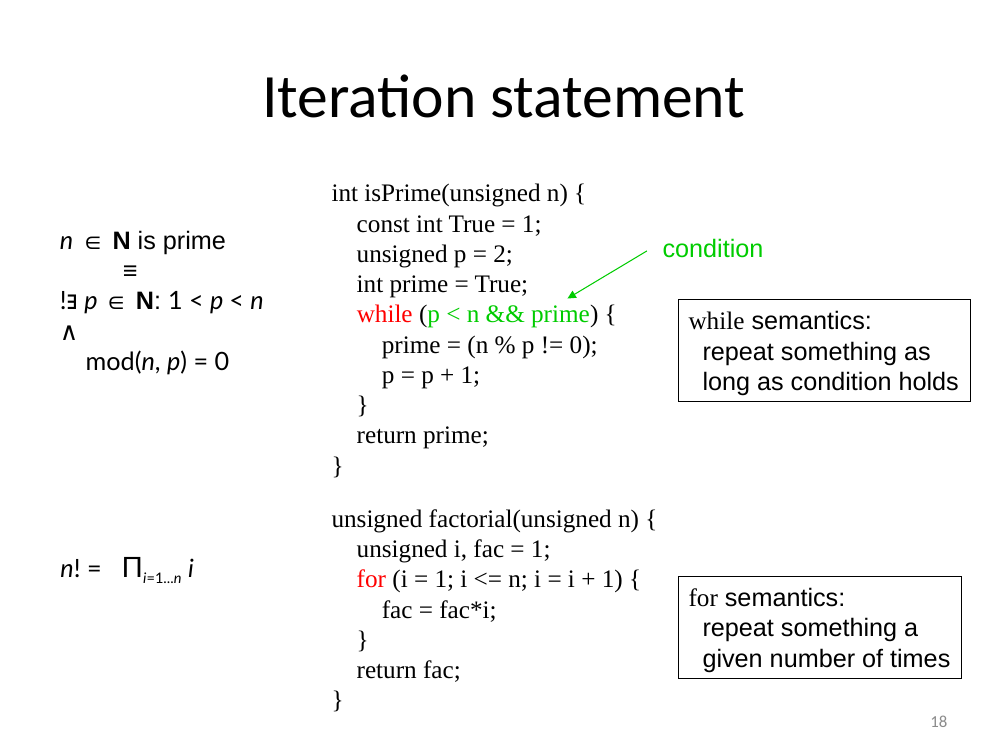
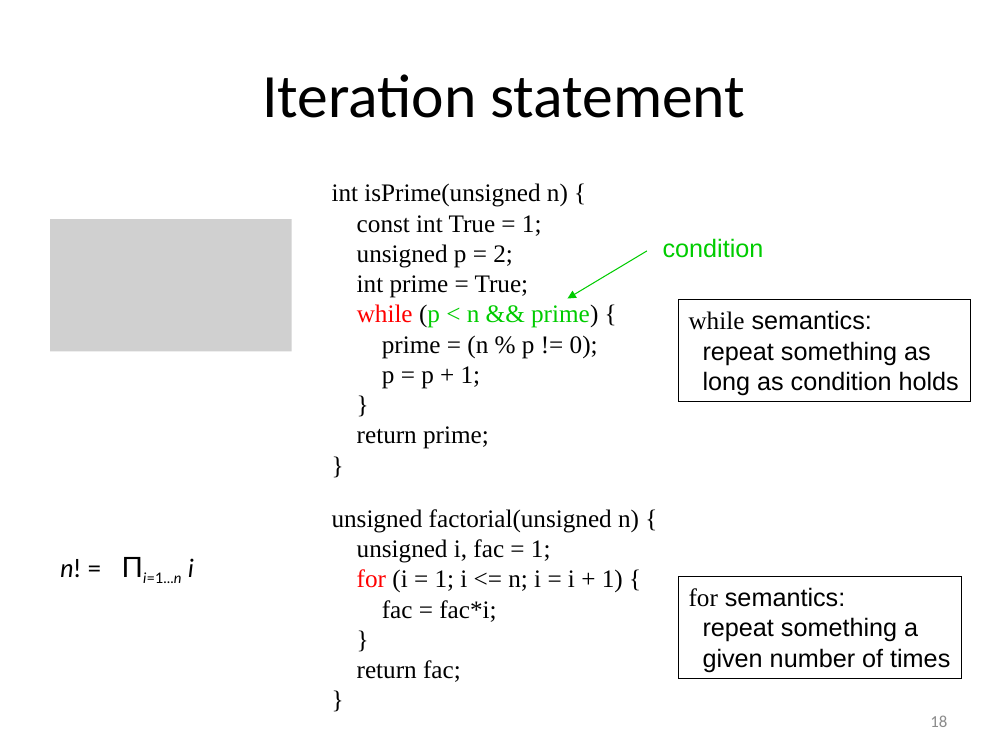
Before and after one commit to gjbex/Scientific-C, a slide deck: slide 18 of scientific_c.pptx. Drawn at 1008x756 pixels with LibreOffice and Linux fonts; fonts in the diff are those of the drawing; grey boxes stand for pictures. Boxes give left, top, right and bottom in pixels: in the first picture for what was removed or moved away, otherwise in the second. Text is boxed around its words. In the diff, an @@ line names an element or a change of style, - is before the commit and + after.

```diff
--- a/scientific_c.pptx
+++ b/scientific_c.pptx
@@ picture added at box(50, 220, 292, 352) @@
@@ text removed at box(60, 230, 263, 374) @@
-n ∈ N is prime
-≡
-!∃ p ∈ N: 1 < p < n ∧
-mod(n, p) = 0
```
Also in this commit, not shown: 11 other slides changed.
